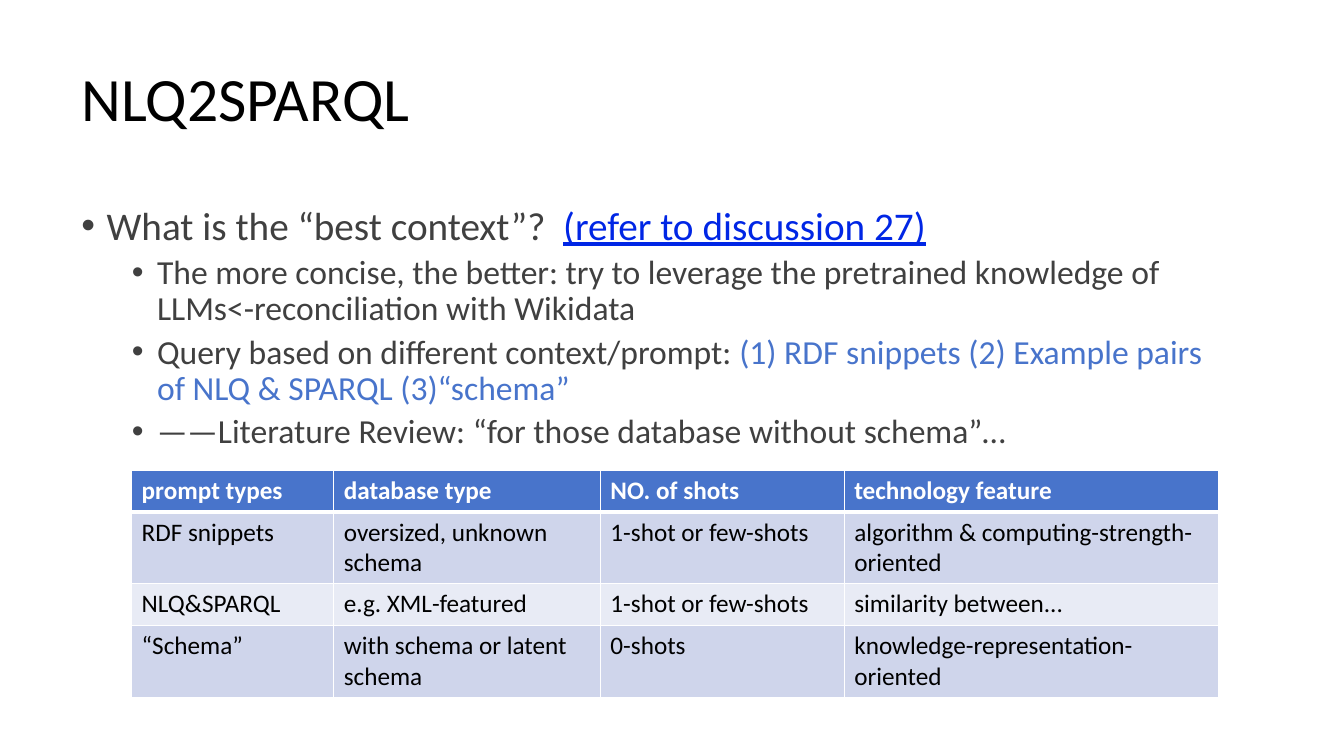
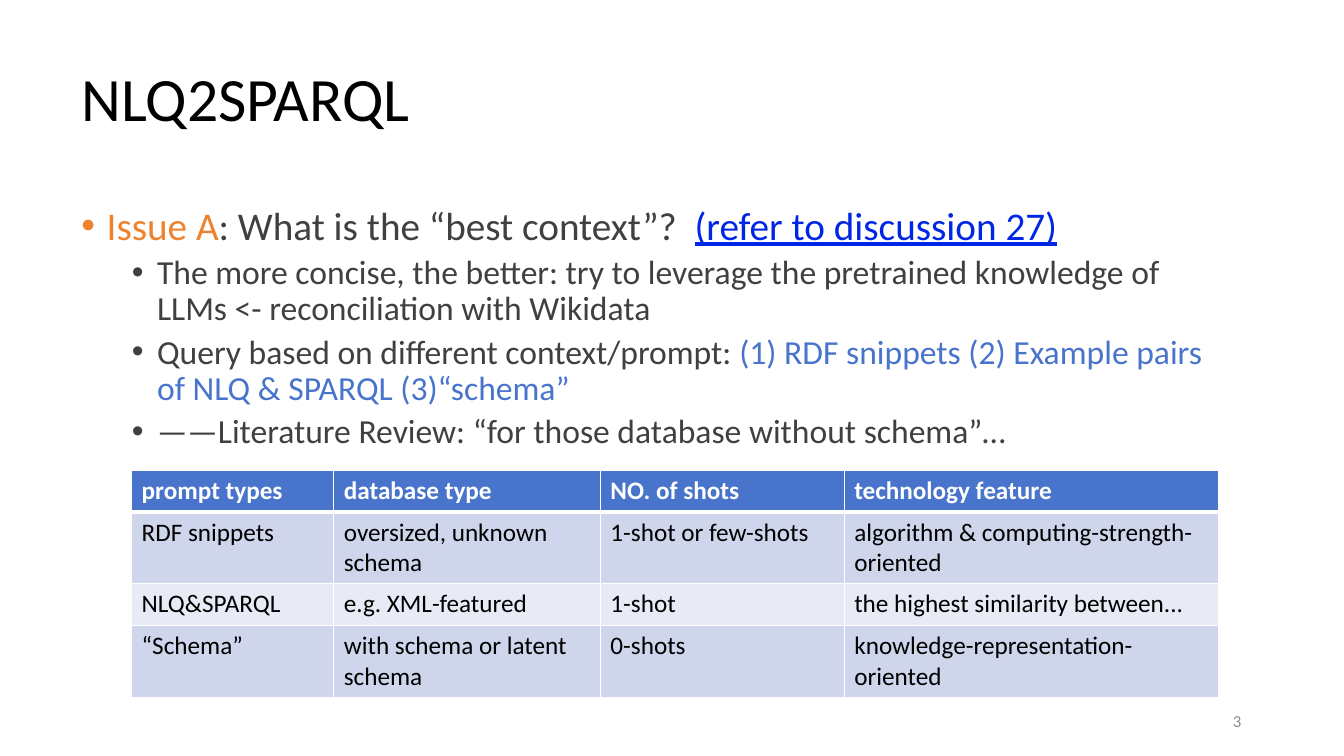
Before and after one commit to DDMAL/linkedmusic-queries, a slide deck: slide 3 of handOver_generalReviewOf_LinkedMusicQueries2024-2025.pptx. Drawn at 1344x756 pixels with LibreOffice and Linux fonts; fonts in the diff are those of the drawing. Boxes give left, top, right and bottom in pixels: in the first picture for what was removed or moved away, otherwise in the second. Text is boxed around its words. In the diff, an @@ line names an element or a change of style, - is before the commit and + after.

```diff
--- a/handOver_generalReviewOf_LinkedMusicQueries2024-2025.pptx
+++ b/handOver_generalReviewOf_LinkedMusicQueries2024-2025.pptx
@@ text at (x1=107, y1=211, x2=1159, y2=321): text changed @@
-• What is the “best context”? (refer to discussion 27)
-  • The more concise, the better: try to leverage the pretrained knowledge of LLMs<-reconciliation with Wikidata
+• Issue A: What is the “best context”? (refer to discussion 27)
+  • The more concise, the better: try to leverage the pretrained knowledge of LLMs <- reconciliation with Wikidata
@@ table at (x1=132, y1=470, x2=1220, y2=695) @@
-row 3, column 3: 1-shot or few-shots
+row 3, column 3: 1-shot
-row 3, column 4: similarity between...
+row 3, column 4: the highest similarity between...
@@ page number added at (x1=1233, y1=716, x2=1241, y2=727), 12 pt, text #8C8C8C @@
+3
```
Also in this commit, not shown: 13 other slides changed, 3 slides added, 2 other files.
